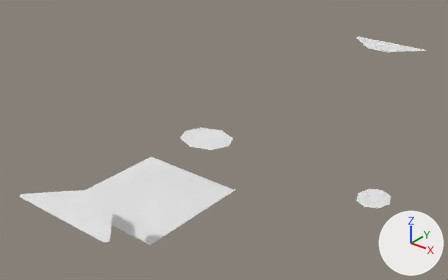
One commit to the OBJ model 3DLv3_2023_vs2019/Project/BaseProject/BaseProject/res/Field/HopsAndHoops/Stage2(FloorCol).obj: the scene before it, then after it.
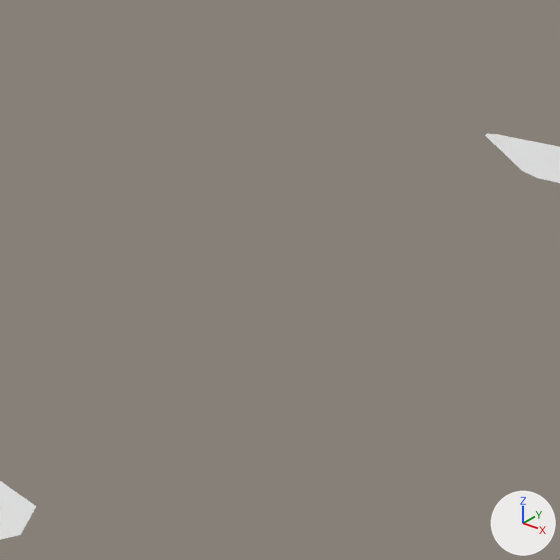
Each version appears first whole from a 50 mm lens placed at (241.0, -162.0, 180.0), pointed at (-8.0, 149.0, -13.0), and next in a close-up on the part from 50% to 84% of the width and 0% to 55% of the height. Every picture has the same lights, and +X, +Y and +Z are marked at lower right. Where no turn or scale is listed for an object, it has been applied to the vertices.

Before the edit, the objects in view are built like this:
```python
me_平面_002 = bpy.data.meshes.new('平面.002')
me_平面_002.from_pydata([(-13.8, 109.6, 1.2), (13.7, 109.6, 1.2), (-13.6, 131.6, 1.2), (13.8, 131.6, 1.2), (-18.7, 120.7, 1.2), (0.0, 104.6, 1.2), (18.8, 120.6, 1.2), (0.0, 136.7, 1.2)], [], [(2, 4, 0), (0, 5, 2), (5, 1, 7), (7, 1, 3), (1, 6, 3), (7, 2, 5)])
me_平面_004 = bpy.data.meshes.new('平面.004')
me_平面_004.from_pydata(...)  # 14 vertices, 12 faces; spans x -36.4..36.5, y 370.2..400.0, z -0.2
ob_平面_002 = bpy.data.objects.new('平面.002', me_平面_002)
ob_平面_002.location = (0.0, 0.0, 0.0)
ob_平面_004 = bpy.data.objects.new('平面.004', me_平面_004)
ob_平面_004.location = (0.0, 0.0, 0.0)
```
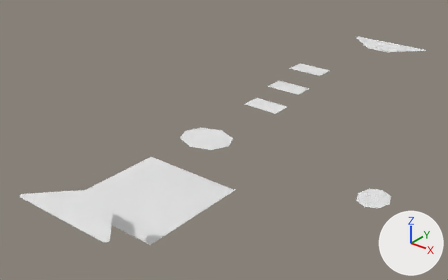
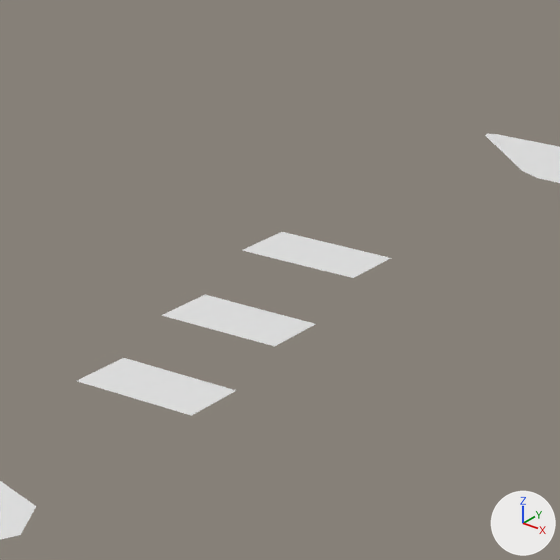
Changed parts and their boxes (x1, y1, x2, y2) in the close-ups (560 x 560 px):
'平面.005', added
    after: (77, 358, 236, 416)
'平面.006', added
    after: (161, 295, 315, 346)
'平面.007', added
    after: (242, 232, 390, 278)

The change, as a list of edits to the scene's bpy script:
```text
Add me_平面_007:
    me_平面_007.from_pydata([(-14.2, 240.3, 14.1), (14.1, 240.3, 14.1), (-14.1, 256.6, 14.1), (14.0, 256.5, 14.1)], [], [(0, 3, 2), (0, 1, 3)])
Add me_平面_006:
    me_平面_006.from_pydata([(-14.2, 210.2, 7.8), (14.1, 210.2, 7.8), (-14.1, 226.5, 7.8), (14.0, 226.3, 7.8)], [], [(0, 3, 2), (0, 1, 3)])
Add me_平面_005:
    me_平面_005.from_pydata([(-14.2, 180.5, 2.5), (14.1, 180.5, 2.5), (-14.1, 196.8, 2.5), (14.0, 196.7, 2.5)], [], [(0, 3, 2), (0, 1, 3)])
Add ob_平面_007:
    ob_平面_007 = bpy.data.objects.new('平面.007', me_平面_007)
    ob_平面_007.location = (0.0, 0.0, 0.0)
Add ob_平面_006:
    ob_平面_006 = bpy.data.objects.new('平面.006', me_平面_006)
    ob_平面_006.location = (0.0, 0.0, 0.0)
Add ob_平面_005:
    ob_平面_005 = bpy.data.objects.new('平面.005', me_平面_005)
    ob_平面_005.location = (0.0, 0.0, 0.0)
```
